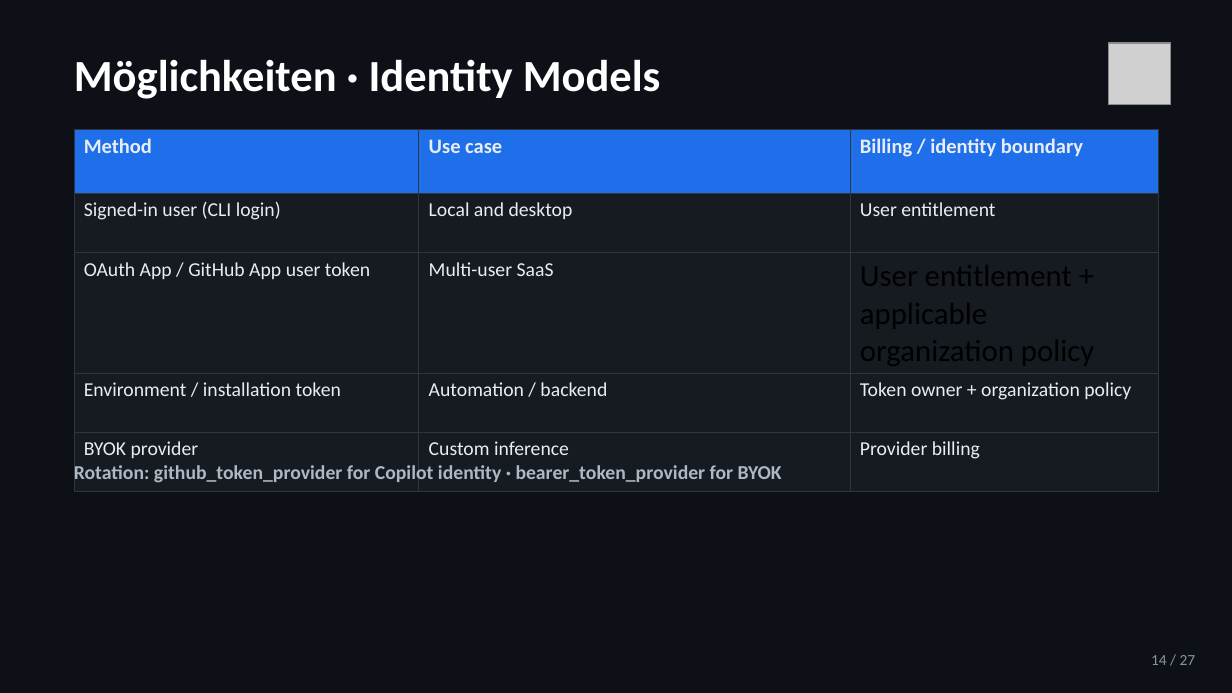
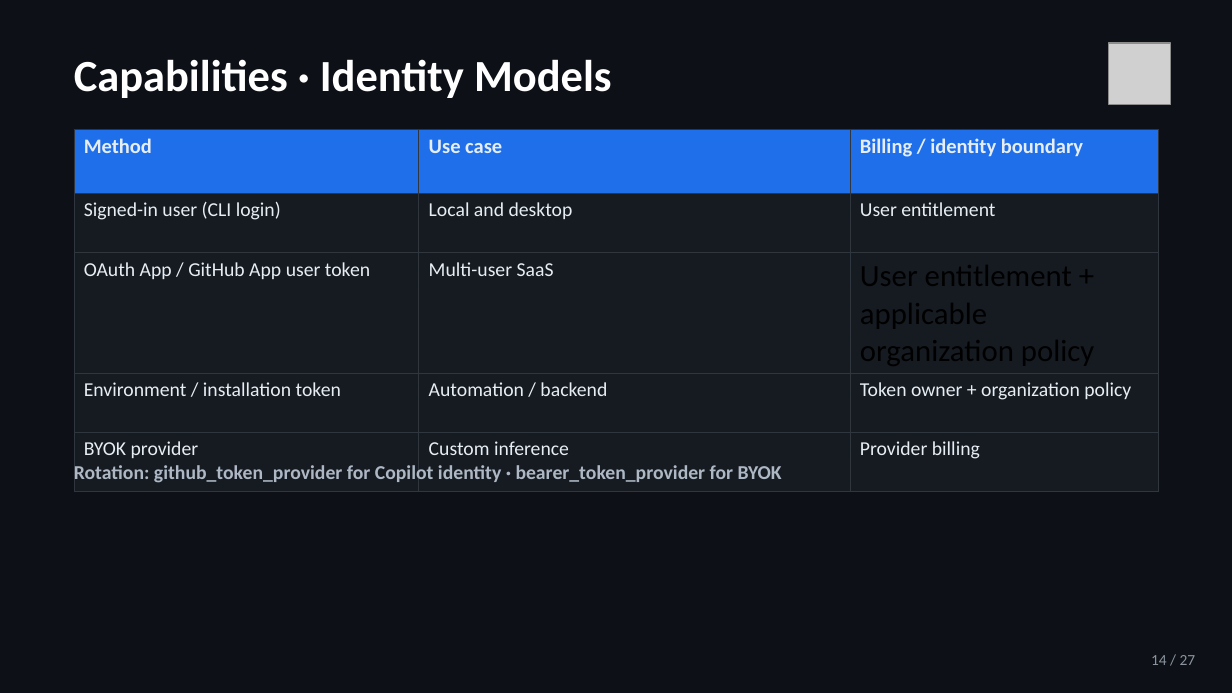
Before and after one commit to jeffrey-groneberg/ghcp_sdk, a slide deck: slide 14 of GitHub-Copilot-SDK.pptx. Drawn at 1232x693 pixels with LibreOffice and Linux fonts; fonts in the diff are those of the drawing; grey boxes stand for pictures. Boxes give left, top, right and bottom in pixels: in the first picture for what was removed or moved away, otherwise in the second. Text is boxed around its words. In the diff, an @@ line names an element or a change of style, - is before the commit and + after.

```diff
--- a/GitHub-Copilot-SDK.pptx
+++ b/GitHub-Copilot-SDK.pptx
@@ text at bbox=[74, 59, 612, 98]: text changed @@
-Möglichkeiten · Identity Models
+Capabilities · Identity Models
```
Also in this commit, not shown: 10 other slides changed, 1 other file.
